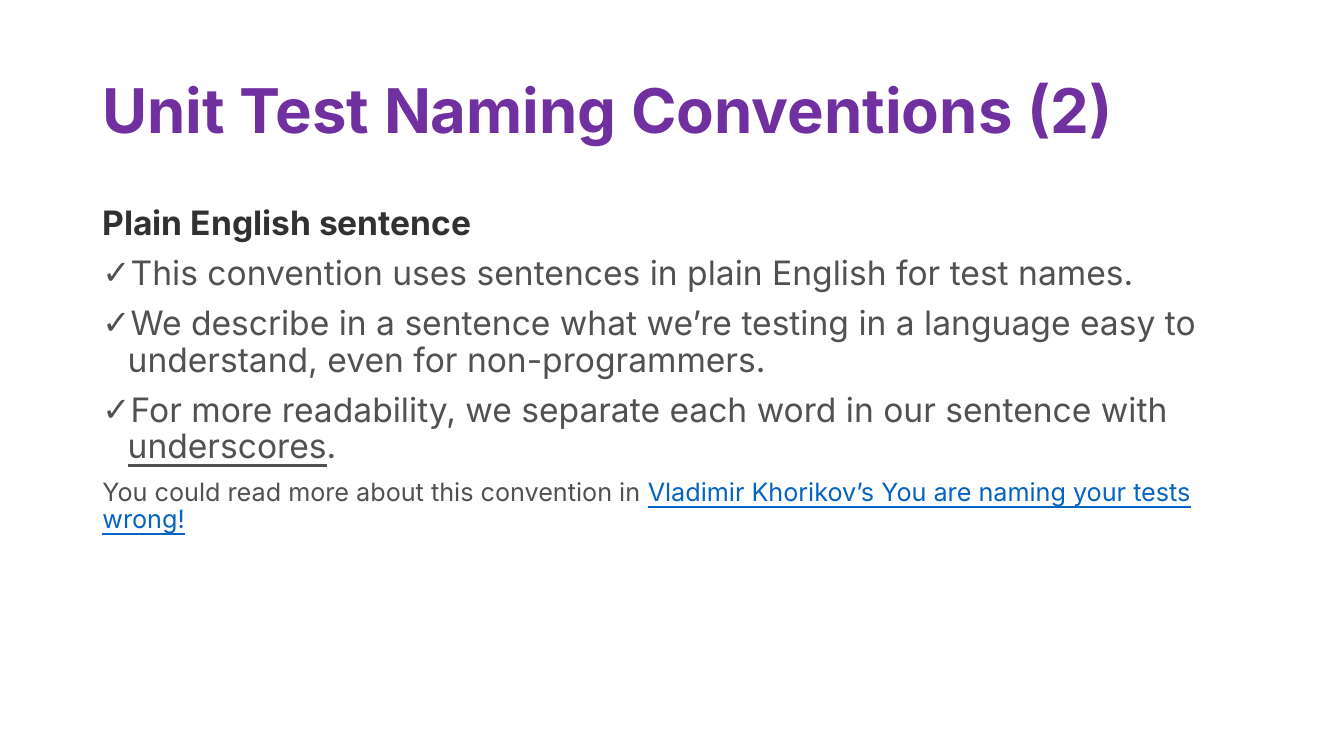
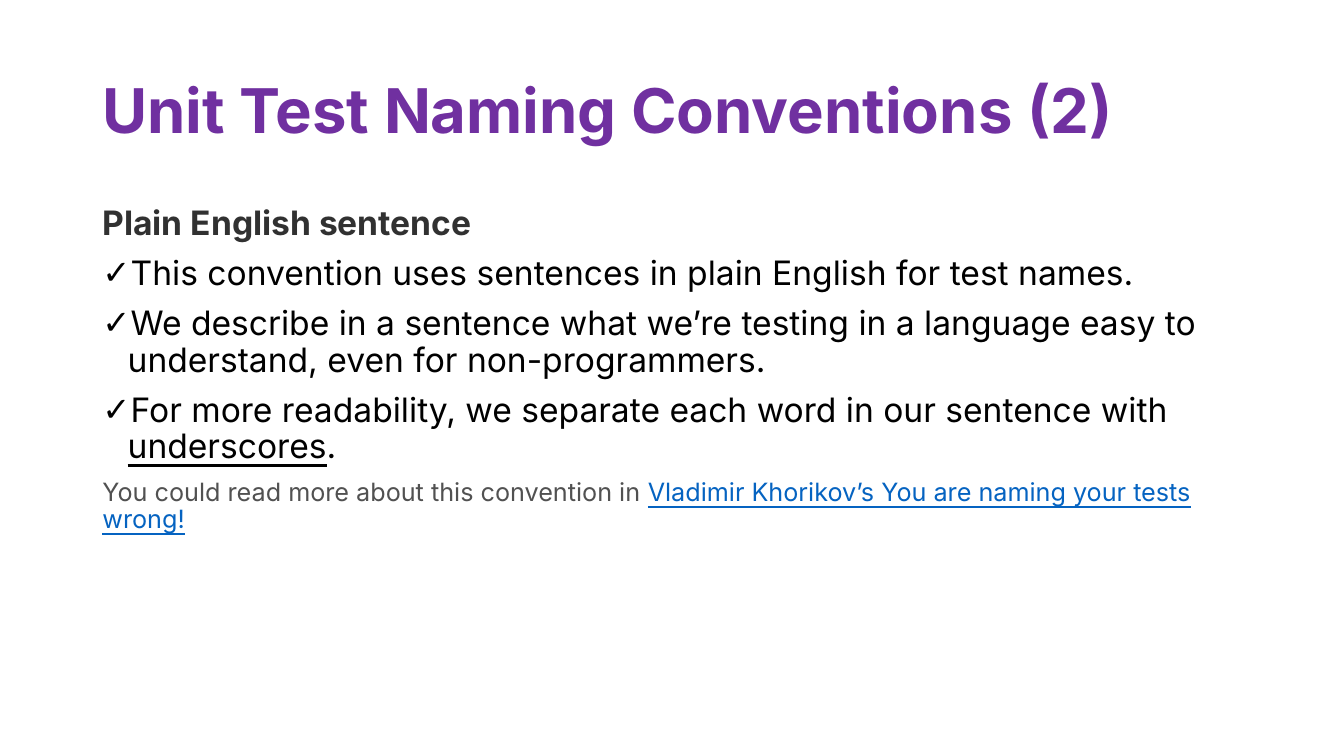
Before and after one commit to fmontazeri/Knowledeg, a slide deck: slide 32 of TDD.pptx. Drawn at 1344x756 pixels with LibreOffice and Linux fonts; fonts in the diff are those of the drawing. Boxes give left, top, right and bottom in pixels: in the first picture for what was removed or moved away, otherwise in the second. Text is boxed around its words. In the diff, an @@ line names an element or a change of style, - is before the commit and + after.

```diff
--- a/TDD.pptx
+++ b/TDD.pptx
@@ text at box(128, 259, 1196, 466): text colour #515151 to #000000 in "This convention uses sentences in plain English ...", "We describe in a sentence what we’re ...", "For more readability, we separate each word ..." @@
```
Also in this commit, not shown: 3 other slides changed.
